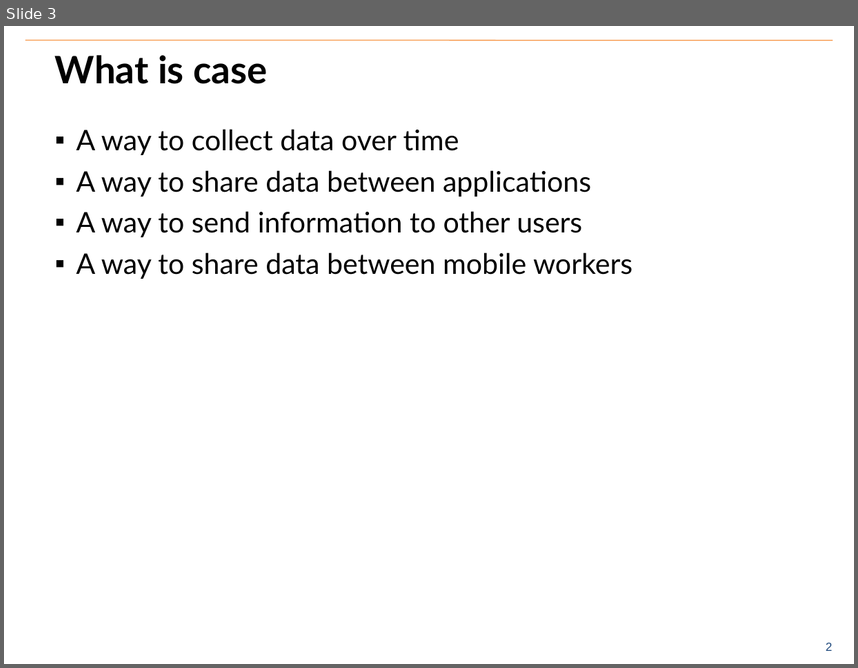
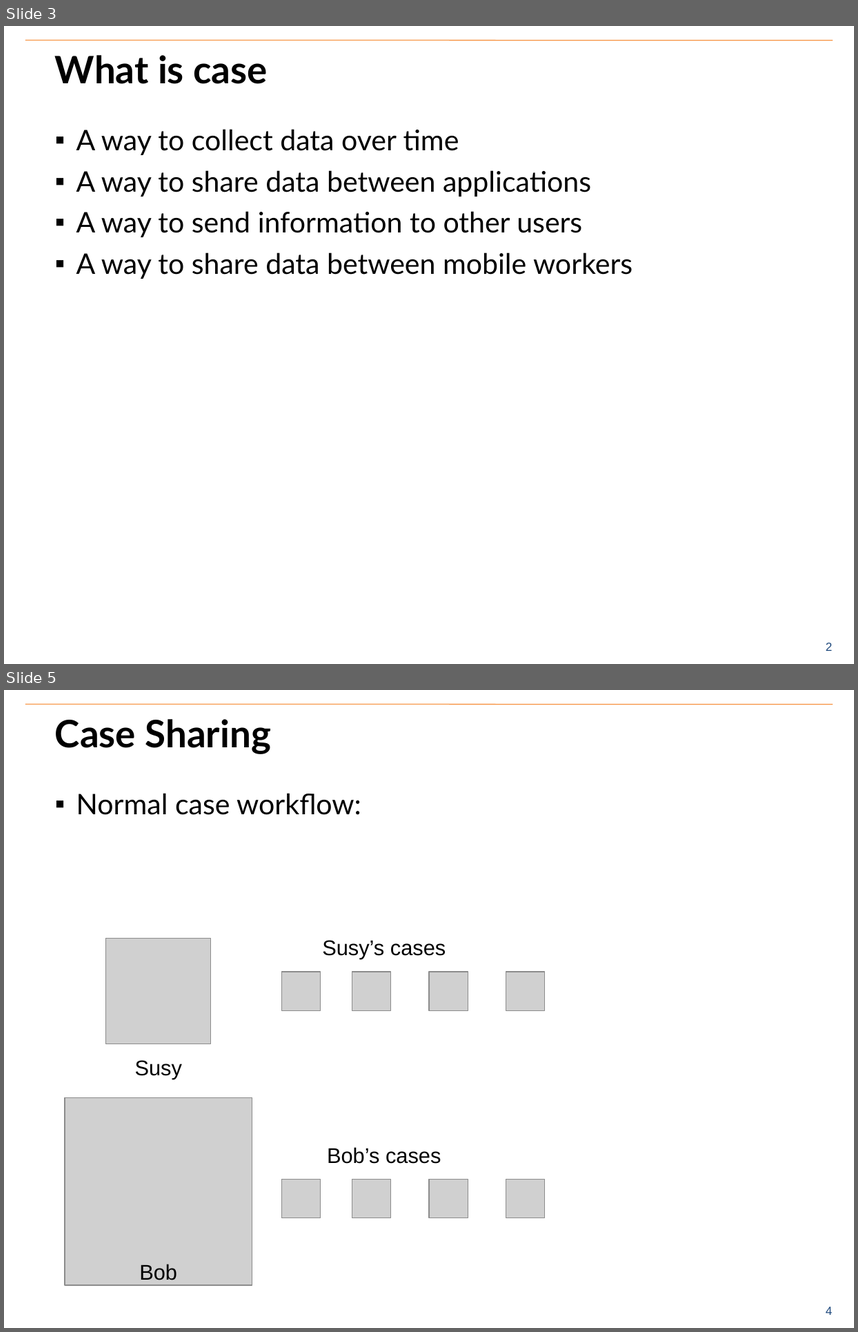
Before and after one commit to benrudolph/exi-training, a slide deck: CaseManagement/case_mgmt.pptx. Shown one above the other, each under a label of ours: slide 3 before the commit, slides 3 and 5 after it; the slides between them are not shown. The pictures are 858x668 and 858x1332 pixels, drawn with LibreOffice and Linux fonts; fonts in the diff are those of the drawing; grey boxes stand for pictures; background and template pictures are left out. Boxes give left, top, right and bottom in pixels: in the first picture for what was removed or moved away, otherwise in the second. Text is boxed around its words. In the diff, an @@ line names an element or a change of style, - is before the commit and + after.

```diff
--- a/CaseManagement/case_mgmt.pptx
+++ b/CaseManagement/case_mgmt.pptx
@@ slide 5 added at [4,690,854,1328], background #FFFFFF; not listed: 2 template elements that a slide beside it also shows @@
@@ title added at [55,719,270,754], 32 pt, text #000000, bold @@
+Case Sharing
@@ text added at [76,793,361,815], 24 pt, text #000000 @@
+▪ Normal case workflow:
@@ picture added at [106,938,212,1044] @@
@@ text added at [322,940,446,959], 18 pt, text #000000 @@
+Susy’s cases
@@ picture added at [281,972,320,1010] @@
@@ picture added at [352,972,391,1010] @@
@@ picture added at [429,972,468,1010] @@
@@ picture added at [506,972,546,1010] @@
@@ text added at [135,1060,182,1079], 18 pt, text #000000 @@
+Susy
@@ picture added at [64,1097,252,1284] @@
@@ text added at [327,1147,441,1163], 18 pt, text #000000 @@
+Bob’s cases
@@ picture added at [281,1179,320,1218] @@
@@ picture added at [352,1179,391,1218] @@
@@ picture added at [429,1179,468,1218] @@
@@ picture added at [506,1179,546,1218] @@
@@ text added at [139,1263,177,1280], 18 pt, text #000000 @@
+Bob
```
Also in this commit, not shown: 2 slides changed, 5 other slides added, 2 other files.
